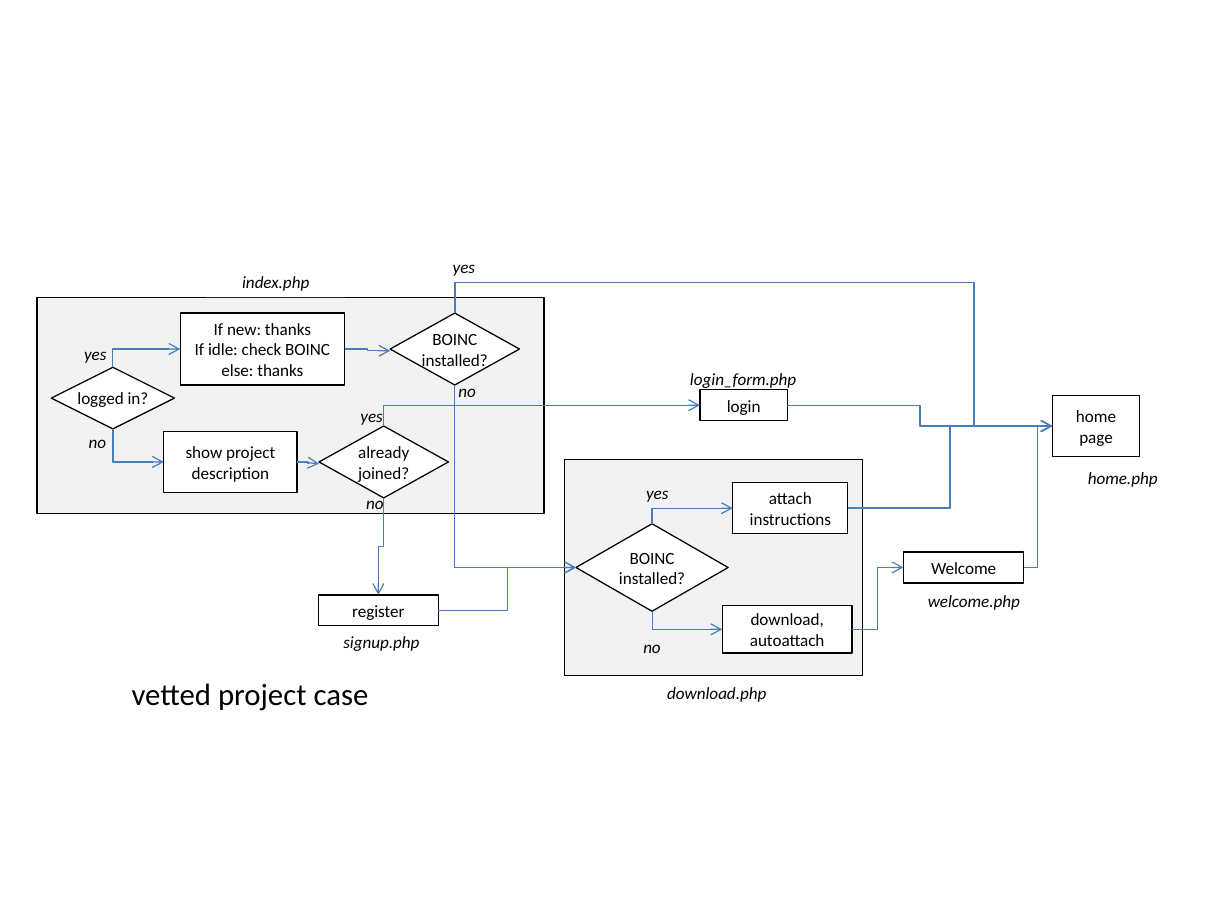
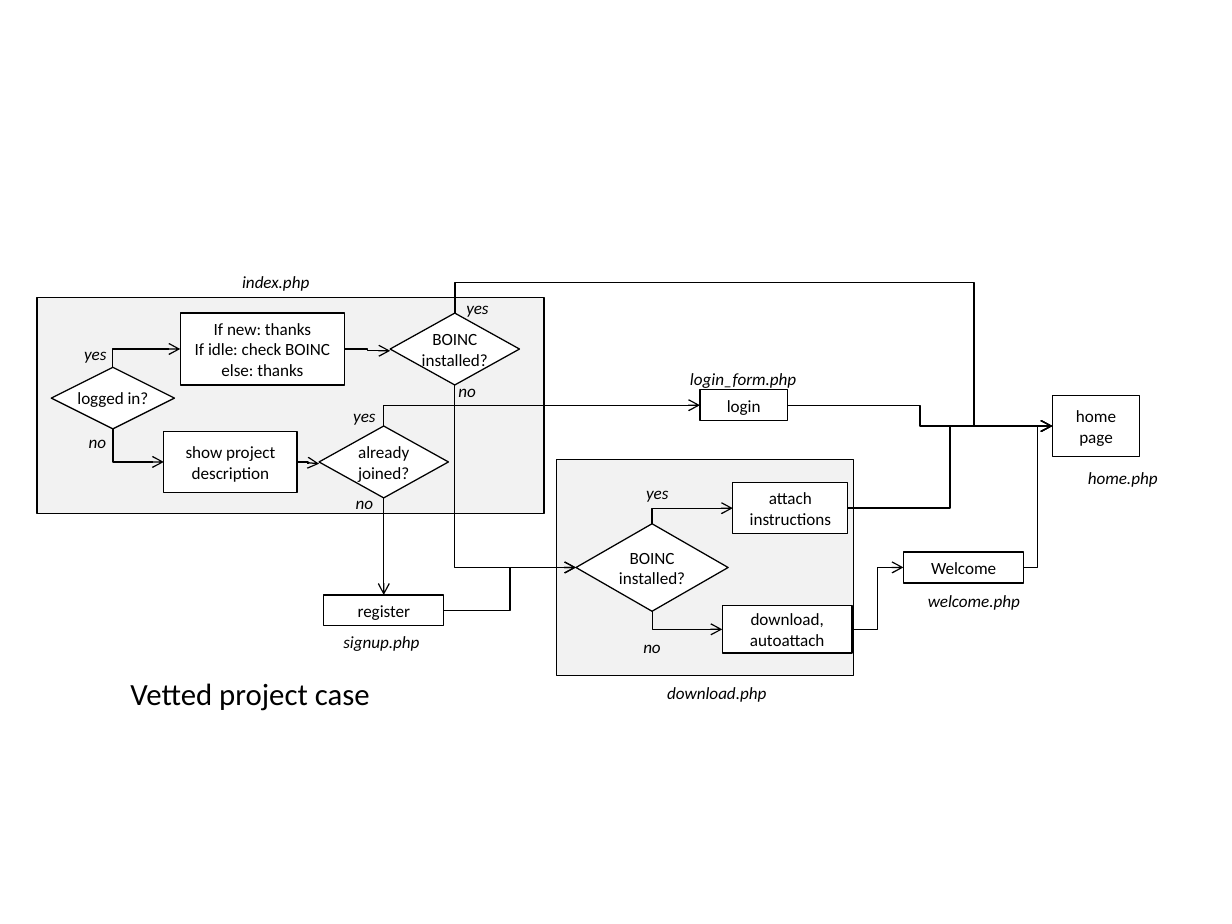
Before and after one commit to BOINC/boinc-site, a slide deck: slide 1 of signup_flow.pptx. Drawn at 1232x924 pixels with LibreOffice and Linux fonts; fonts in the diff are those of the drawing. Boxes give left, top, right and bottom in pixels: in the first picture for what was removed or moved away, otherwise in the second. Text is boxed around its words. In the diff, an @@ line names an element or a change of style, - is before the commit and + after.

```diff
--- a/signup_flow.pptx
+++ b/signup_flow.pptx
@@ text "yes": place and size @@
-text "yes" at [453,264,475,276]
+text "yes" at [466,305,488,320]
@@ elbow arrow (455, 313) - (1052, 426): stroke #4B7EBC 0.75 pt to #000000 0.75 pt @@
@@ elbow arrow (113, 367) - (180, 349): stroke #4B7EBC 0.75 pt to #000000 0.75 pt @@
@@ elbow arrow (345, 349) - (391, 351): stroke #4B7EBC 0.75 pt to #000000 0.75 pt @@
@@ elbow arrow (455, 384) - (577, 568): stroke #4B7EBC 0.75 pt to #000000 0.75 pt @@
@@ text "yes": place and size @@
-text "yes" at [360,413,382,427]
+text "yes" at [353,413,375,425]
@@ elbow arrow (383, 426) - (700, 405): stroke #4B7EBC 0.75 pt to #000000 0.75 pt @@
@@ elbow arrow (787, 405) - (1052, 426): stroke #4B7EBC 0.75 pt to #000000 0.75 pt @@
@@ elbow arrow (113, 429) - (164, 462): stroke #4B7EBC 0.75 pt to #000000 0.75 pt @@
@@ elbow arrow (848, 508) - (1052, 426): stroke #4B7EBC 0.75 pt to #000000 0.75 pt @@
@@ elbow arrow (1024, 568) - (1052, 426): stroke #4B7EBC 0.75 pt to #000000 0.75 pt @@
@@ elbow arrow (297, 462) - (319, 463): stroke #4B7EBC 0.75 pt to #000000 0.75 pt @@
@@ rectangle: place and size @@
-rectangle at [564,460,862,675]
+rectangle at [556,460,854,675]
@@ text "no" rewrapped from [366,496,384,515] to [356,500,374,514] @@
@@ elbow arrow moved from (383, 498) - (378, 595) to (383, 498) - (384, 595) @@
@@ elbow arrow (383, 498) - (384, 595): stroke #4B7EBC 0.75 pt to #000000 0.75 pt @@
@@ elbow arrow (652, 524) - (733, 508): stroke #4B7EBC 0.75 pt to #000000 0.75 pt @@
@@ elbow arrow moved from (439, 610) - (577, 568) to (444, 610) - (577, 568) @@
@@ elbow arrow (444, 610) - (577, 568): stroke #4B7EBC 0.75 pt to #000000 0.75 pt @@
@@ elbow arrow (853, 630) - (903, 568): stroke #4B7EBC 0.75 pt to #000000 0.75 pt @@
@@ rectangle "register": place and size @@
-rectangle "register" at [318,595,439,626]
+rectangle "register" at [324,595,445,626]
@@ elbow arrow (652, 611) - (722, 630): stroke #4B7EBC 0.75 pt to #000000 0.75 pt @@
@@ text at [130,683,370,711]: text changed @@
-vetted project case
+Vetted project case
```
Also in this commit, not shown: 1 other slide changed, 1 other file.
